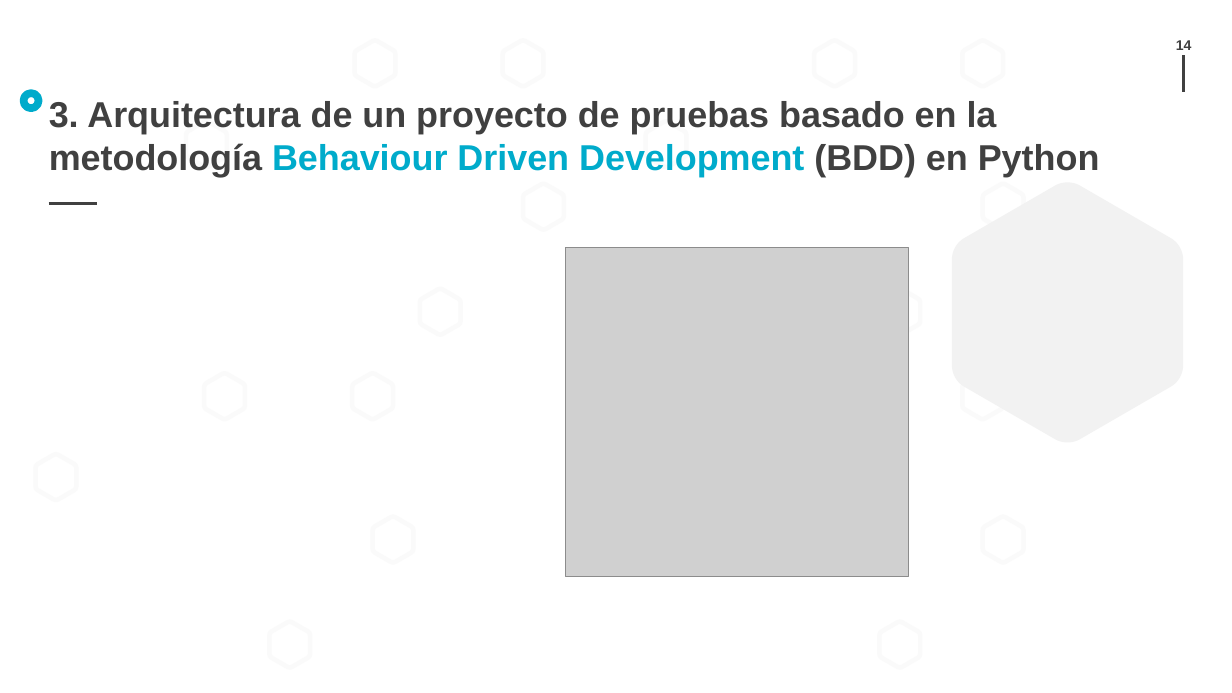
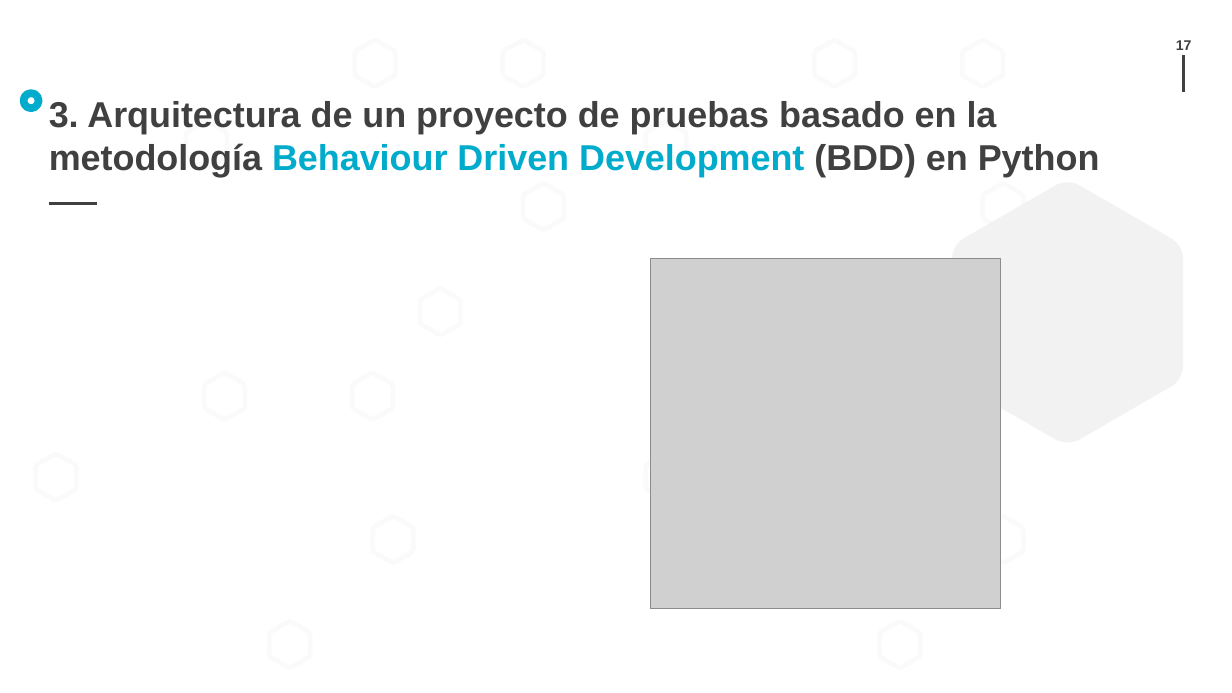
Before and after one commit to manzanero/appium-exposition-es, a slide deck: slide 17 of 2022-03-10__Appium__Alejandro_Manzanero.pptx (slide 14 before the commit). Drawn at 1232x693 pixels with LibreOffice and Linux fonts; fonts in the diff are those of the drawing; grey boxes stand for pictures; background and template pictures are left out. Boxes give left, top, right and bottom in pixels: in the first picture for what was removed or moved away, otherwise in the second. Text is boxed around its words. In the diff, an @@ line names an element or a change of style, - is before the commit and + after.

```diff
--- a/2022-03-10__Appium__Alejandro_Manzanero.pptx
+++ b/2022-03-10__Appium__Alejandro_Manzanero.pptx
@@ page number at (1176, 40, 1192, 50): text changed @@
-14
+17
@@ picture: place and size @@
-picture at (566, 248, 909, 577)
+picture at (651, 259, 1001, 609)
@@ freeform shape: place and size @@
-freeform shape at (880, 288, 921, 335)
+freeform shape at (646, 454, 687, 500)
```
Also in this commit, not shown: 4 other slides changed, 6 slides added, 1 other file.
